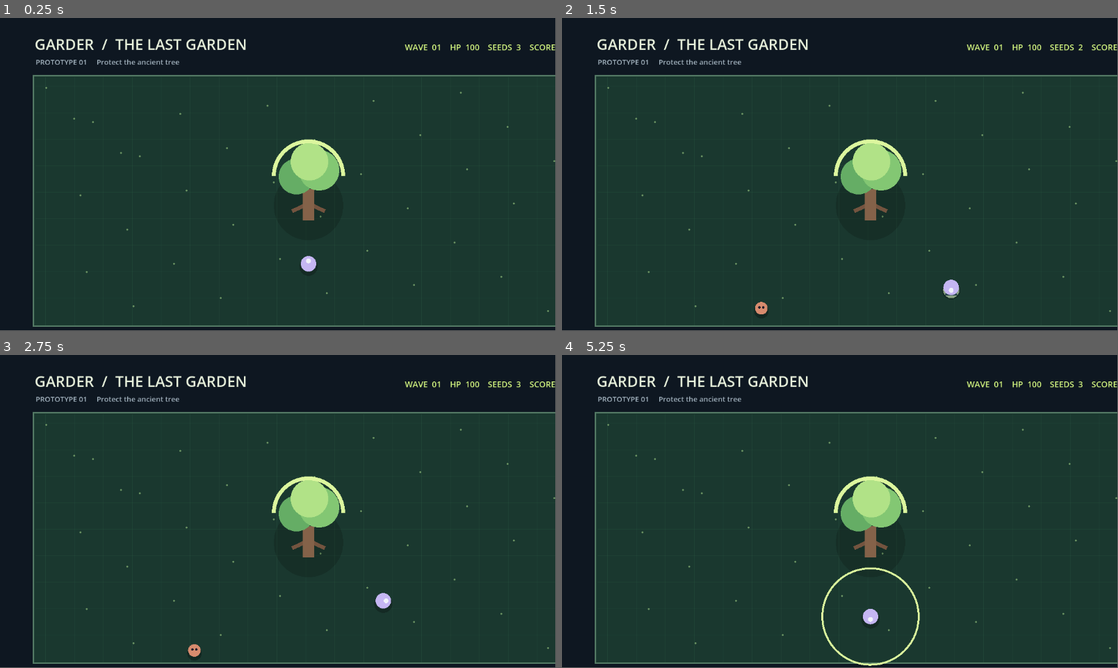
Above: before the commit, frames 1-4 (two rows, left to right).
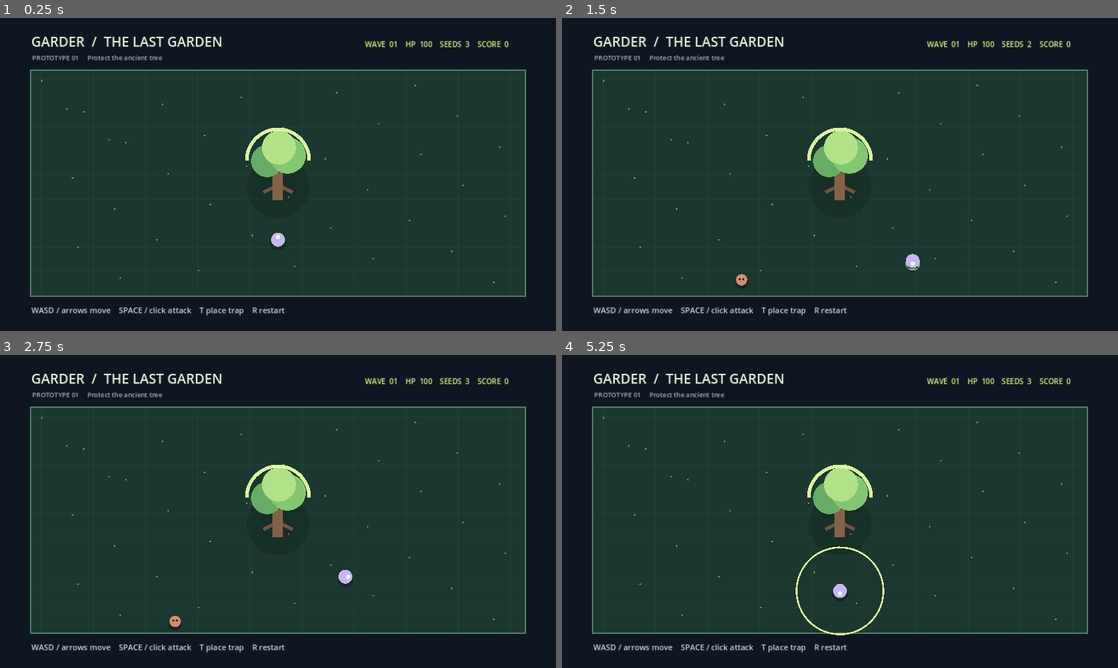
Above: after the commit, the same moments.

Repository: safal207/Garder-2d
Game: Godot game, scene res://scenes/Main.tscn
The game is run twice, just before and just after one commit, with the same random seed, the same clock (stepped at 60 frames per second) and the same inputs.
Inputs (mouse positions are in pixels of both pictures, inside the frame that each line leads up to):
- Up to frame 1 (0.25 s): no input
- Up to frame 2 (1.5 s): tap Enter at 0.5 s; move the mouse to (962, 158) at 0.52 s; hold Right (ui_right) 0.53-1.28 s; tap R at 0.6 s; click (962, 158) at 0.67 s; tap Space at 0.77 s; move the mouse to (728, 190) at 1.27 s; hold Down (ui_down) from 1.28 s (still down); tap T at 1.35 s
- Up to frame 3 (2.75 s): tap Space at 1.52 s; move the mouse to (333, 442) at 2.02 s; release Down (ui_down) at 2.03 s; hold Right (ui_right) from 2.03 s (still down); tap R at 2.1 s
- Up to frame 4 (5.25 s): move the mouse to (812, 574) at 2.77 s; release Right (ui_right) at 2.78 s; hold Up (ui_up) 2.78-3.53 s; tap T at 2.85, 4.35 s; click (812, 574) at 2.92 s; tap Space at 3.02, 3.77, 4.52 s; move the mouse to (1006, 558) at 3.52 s; hold Left (ui_left) 3.53-5.03 s; tap R at 3.6, 5.1 s; move the mouse to (673, 464) at 4.27 s; move the mouse to (867, 511) at 5.02 s; hold Down (ui_down) from 5.03 s (still down); click (867, 511) at 5.17 s
In our replay, the window is 799x449 before the commit and 800x450 after it. These sizes can differ from the game's own. Grey fills any space a smaller window leaves; there, only what the larger window draws over its background counts as a difference.

The runs differ from the first frame. In frame 1, 20% of the frame differs, in the area x 5-100%, y 6-99%; in frame 2, 20%; in frame 3, 20%; in frame 4, 21%, in the area x 5-100%, y 6-100%.

Commit message:
Set Godot 4.2 compatibility renderer and fixed 16:9 viewport

Diff:
--- a/project.godot
+++ b/project.godot
@@ -1,12 +1,17 @@
-; Engine configuration file.
-; This file was hand-edited due to the Godot editor being unavailable in the environment.
-
+; Godot 4.2 playable prototype configuration.
 config_version=5
 
 [application]
-config/name="Garder-2d"
+config/name="Garder — The Last Garden"
 run/main_scene="res://scenes/Main.tscn"
-config/features=PackedStringArray("4.0")
+config/features=PackedStringArray("4.2", "GL Compatibility")
+
+[display]
+window/size/viewport_width=1280
+window/size/viewport_height=720
+window/stretch/mode="canvas_items"
 
 [rendering]
-renderer/rendering_method="forward_plus"
+renderer/rendering_method="gl_compatibility"
+renderer/rendering_method.mobile="gl_compatibility"
+textures/default_filters/use_nearest_mipmap_filter=false
